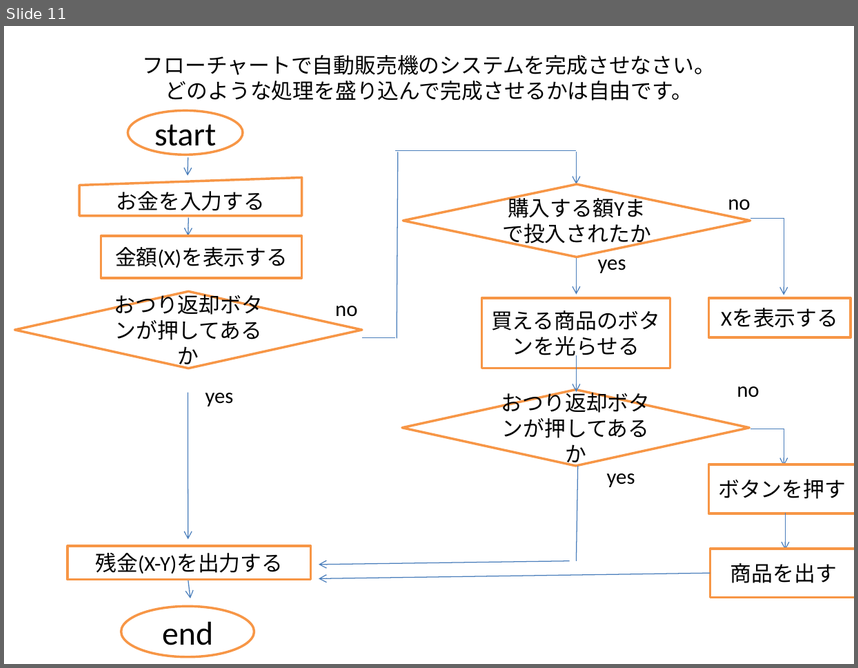
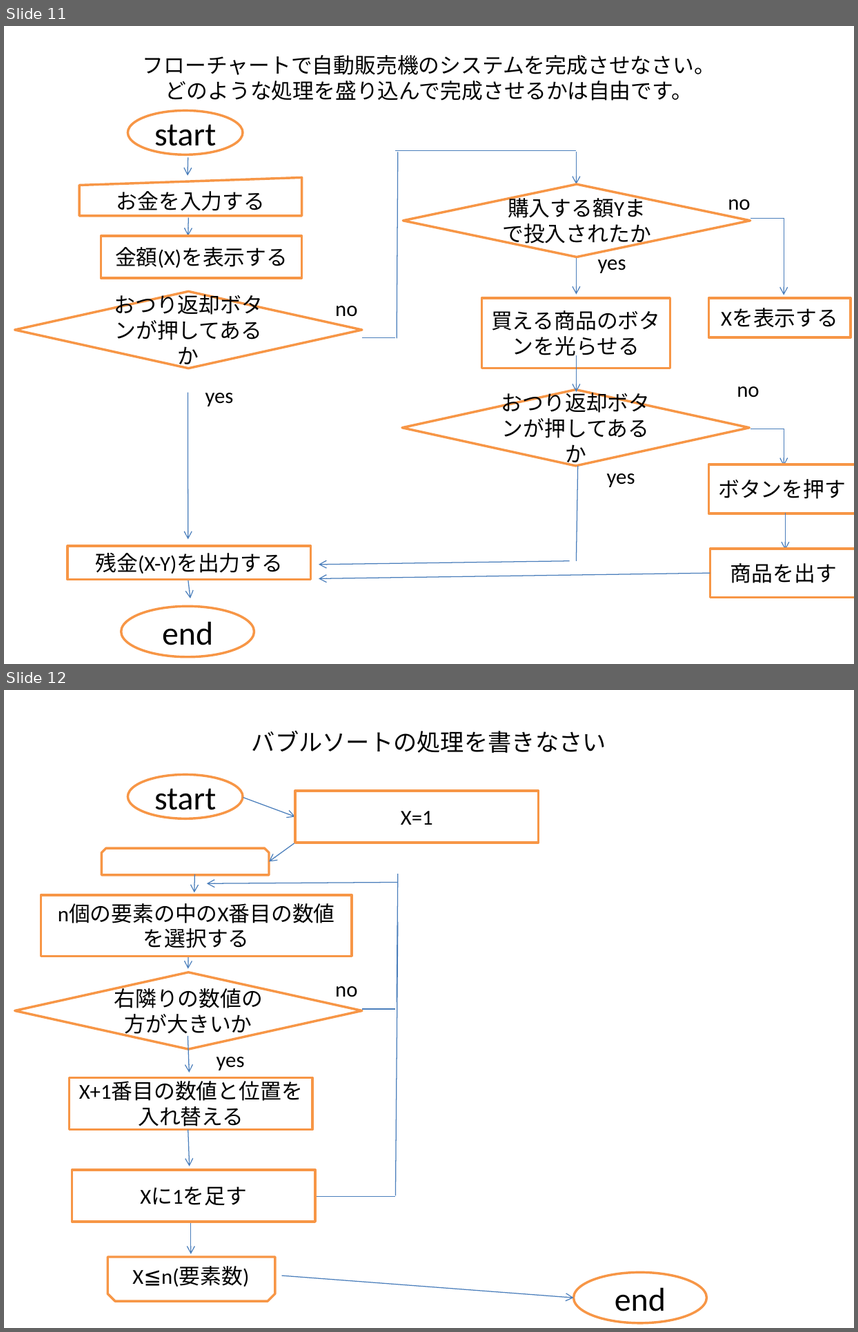
Before and after one commit to kg1camp/camp, a slide deck: CampChallenge_PHP/000.座学/kadai.pptx. Shown one above the other, each under a label of ours: slide 11 before the commit, slides 11 and 12 after it. The pictures are 858x668 and 858x1332 pixels, drawn with LibreOffice and Linux fonts; fonts in the diff are those of the drawing. Boxes give left, top, right and bottom in pixels: in the first picture for what was removed or moved away, otherwise in the second. Text is boxed around its words. In the diff, an @@ line names an element or a change of style, - is before the commit and + after.

```diff
--- a/CampChallenge_PHP/000.座学/kadai.pptx
+++ b/CampChallenge_PHP/000.座学/kadai.pptx
@@ slide 12 added at (4,690,854,1328), background #FFFFFF @@
@@ title added at (252,731,606,753), 20 pt, text #000000 @@
+バブルソートの処理を書きなさい
@@ ellipse added at (128,774,243,818), fill #FFFFFF, outline #F79646 2 pt, 28 pt, text #000000 @@
+start
@@ rectangle added at (296,790,539,842), fill #FFFFFF, outline #F79646 2 pt, 18 pt, text #000000 @@
+X=1
@@ arrow added from (243, 797) to (296, 817), #4B7EBC 0.75 pt @@
@@ snip same rect added at (102,848,269,874), fill #FFFFFF, outline #F79646 2 pt @@
@@ arrow added from (296, 842) to (269, 862), #4B7EBC 0.75 pt @@
@@ arrow added from (194, 874) to (194, 892), #4B7EBC 0.75 pt @@
@@ line added from (397, 874) to (397, 1002), #4B7EBC 0.75 pt @@
@@ rectangle added at (41,895,352,956), fill #FFFFFF, outline #F79646 2 pt, 18 pt, text #000000 @@
+n個の要素の中のX番目の数値を選択する
@@ arrow added from (397, 882) to (207, 883), #4B7EBC 0.75 pt @@
@@ line added from (397, 922) to (396, 1196), #4B7EBC 0.75 pt @@
@@ arrow added from (188, 950) to (188, 969), #4B7EBC 0.75 pt @@
@@ diamond added at (15,972,363,1049), fill #FFFFFF, outline #F79646 2 pt, 18 pt, text #000000 @@
+右隣りの数値の方が大きいか
@@ text added at (335,986,357,997), 18 pt, text #000000 @@
+no
@@ line added from (362, 1009) to (396, 1009), #4B7EBC 0.75 pt @@
@@ arrow added from (188, 1035) to (190, 1072), #4B7EBC 0.75 pt @@
@@ text added at (217,1056,245,1070), 18 pt, text #000000 @@
+yes
@@ rectangle added at (70,1078,312,1130), fill #FFFFFF, outline #F79646 2 pt, 18 pt, text #000000 @@
+X+1番目の数値と位置を入れ替える
@@ arrow added from (188, 1130) to (190, 1166), #4B7EBC 0.75 pt @@
@@ rectangle added at (72,1170,315,1221), fill #FFFFFF, outline #F79646 2 pt, 18 pt, text #000000 @@
+Xに1を足す
@@ line added from (315, 1196) to (396, 1196), #4B7EBC 0.75 pt @@
@@ arrow added from (191, 1221) to (191, 1254), #4B7EBC 0.75 pt @@
@@ snip same rect added at (107,1256,275,1301), fill #FFFFFF, outline #F79646 2 pt @@
@@ text added at (132,1265,250,1286), 18 pt, text #000000 @@
+X≦n(要素数)
@@ arrow added from (282, 1275) to (573, 1297), #4B7EBC 0.75 pt @@
@@ ellipse added at (573,1272,707,1323), fill #FFFFFF, outline #F79646 2 pt, 28 pt, text #000000 @@
+end
```
Also in this commit, not shown: 1 other slide added.
